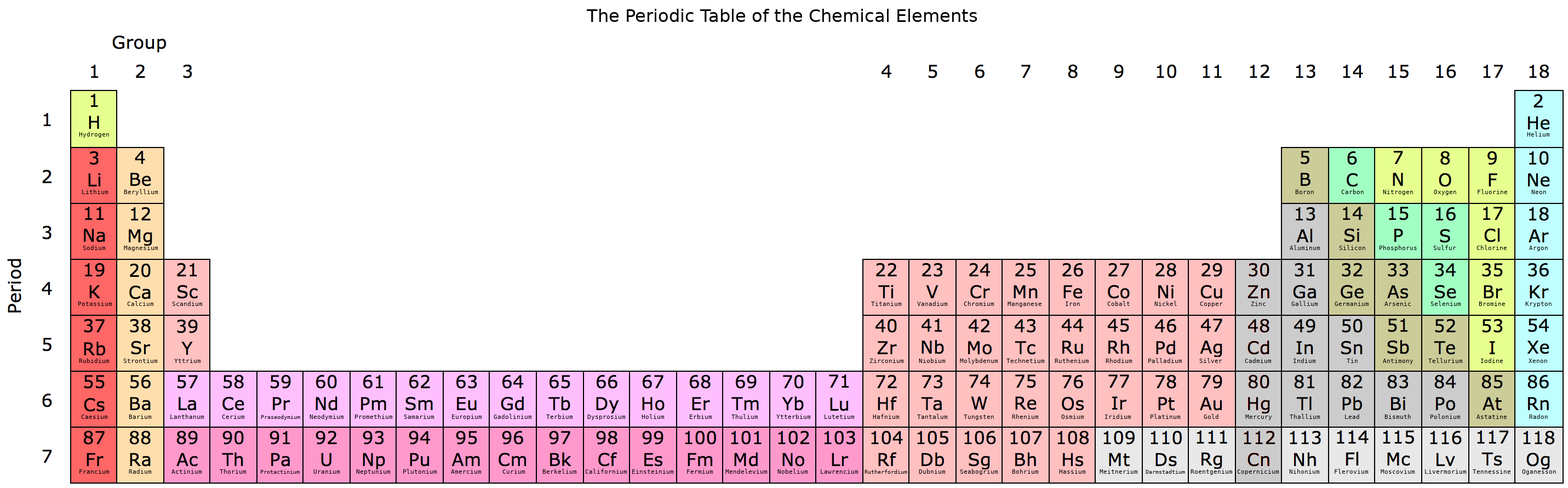
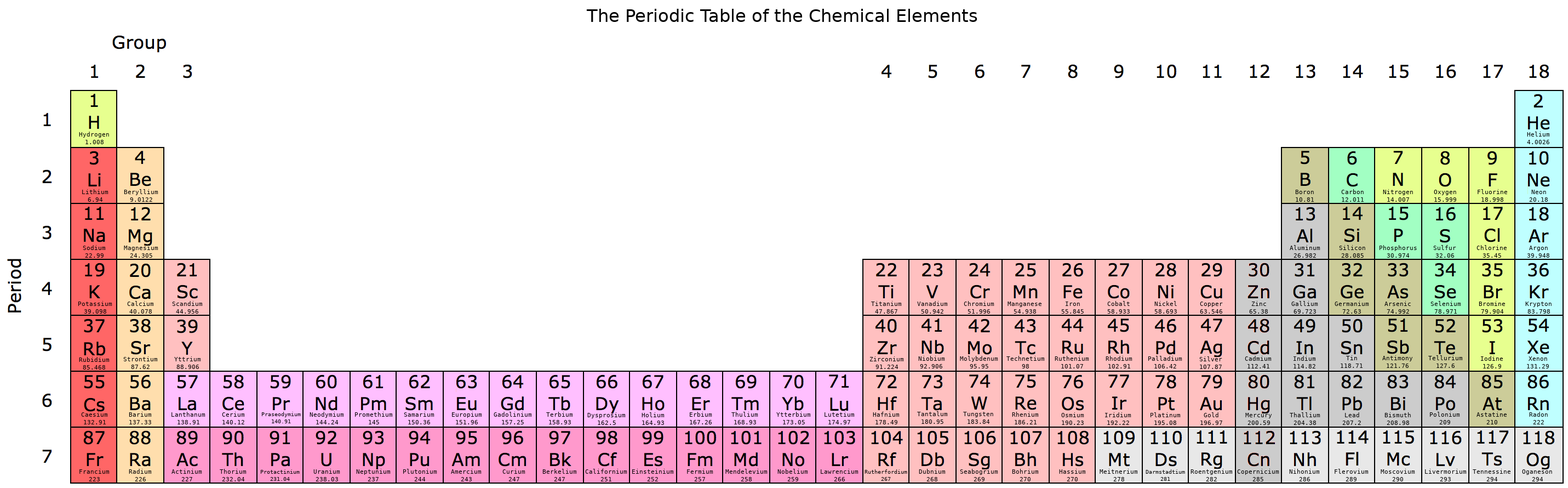
Before/after of a w=1568, h=488 layered artwork. What changed in the layer stack:
renamed "Astatine" to "Astatine ...", painted on it over <box>1476,411,1507,425</box>
renamed "Dysprosium" to "Dysprosium ...", painted on it over <box>587,411,626,425</box>
renamed "Europium" to "Europium ...", painted on it over <box>451,411,483,425</box>
renamed "Gadolinium" to "Gadolinium ...", painted on it over <box>493,411,532,425</box>
renamed "Lanthanum" to "Lanthanum ...", painted on it over <box>170,411,206,425</box>
renamed "Lutetium" to "Lutetium ...", painted on it over <box>824,411,855,425</box>
renamed "Molybdenum" to "Molybdenum ...", painted on it over <box>959,355,999,369</box>
renamed "Neodymium" to "Neodymium ...", painted on it over <box>309,411,345,425</box>
renamed "Palladium" to "Palladium ...", painted on it over <box>1148,355,1183,369</box>
renamed "Polonium" to "Polonium ...", painted on it over <box>1429,411,1461,425</box>
renamed "Praseodymium" to "Praseodymium ...", painted on it over <box>260,411,301,423</box>
renamed "Promethium" to "Promethium ...", painted on it over <box>355,411,393,425</box>
renamed "Rubidium" to "Rubidium ...", painted on it over <box>78,356,110,370</box>
renamed "Ruthenium" to "Ruthenium ...", painted on it over <box>1054,355,1090,369</box>
renamed "Samarium" to "Samarium ...", painted on it over <box>403,411,435,425</box>
renamed "Strontium" to "Strontium ...", painted on it over <box>123,356,158,369</box>
renamed "Technetium" to "Technetium ...", painted on it over <box>1006,355,1045,369</box>
renamed "Tellurium" to "Tellurium ...", painted on it over <box>1428,355,1463,368</box>
renamed "Thallium" to "Thallium ...", painted on it over <box>1289,411,1321,425</box>
renamed "Ytterbium" to "Ytterbium ...", painted on it over <box>776,411,811,425</box>
renamed "Zirconium" to "Zirconium ...", painted on it over <box>869,356,904,369</box>
…and 97 more changes (97 painted, 95 renamed)
